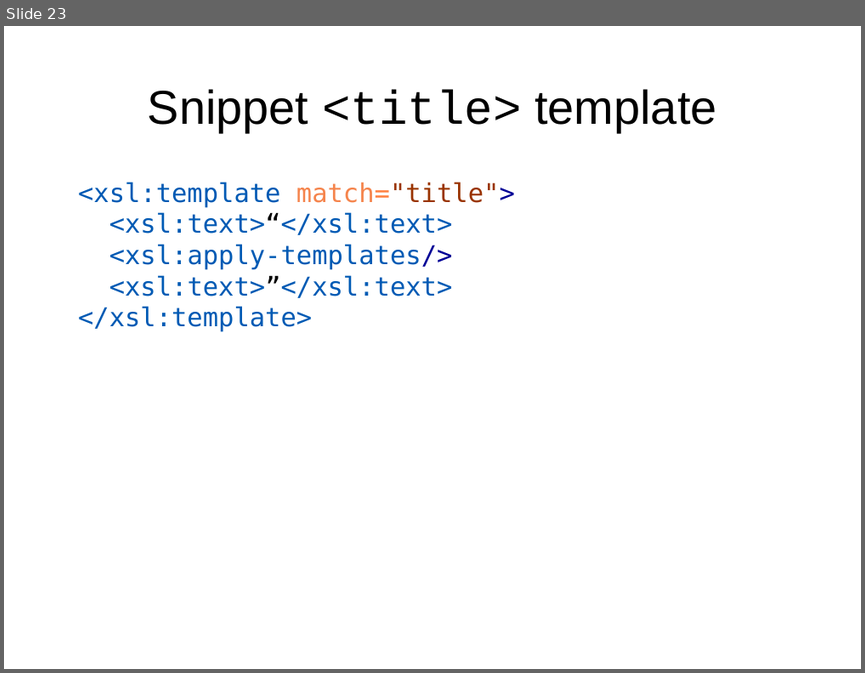
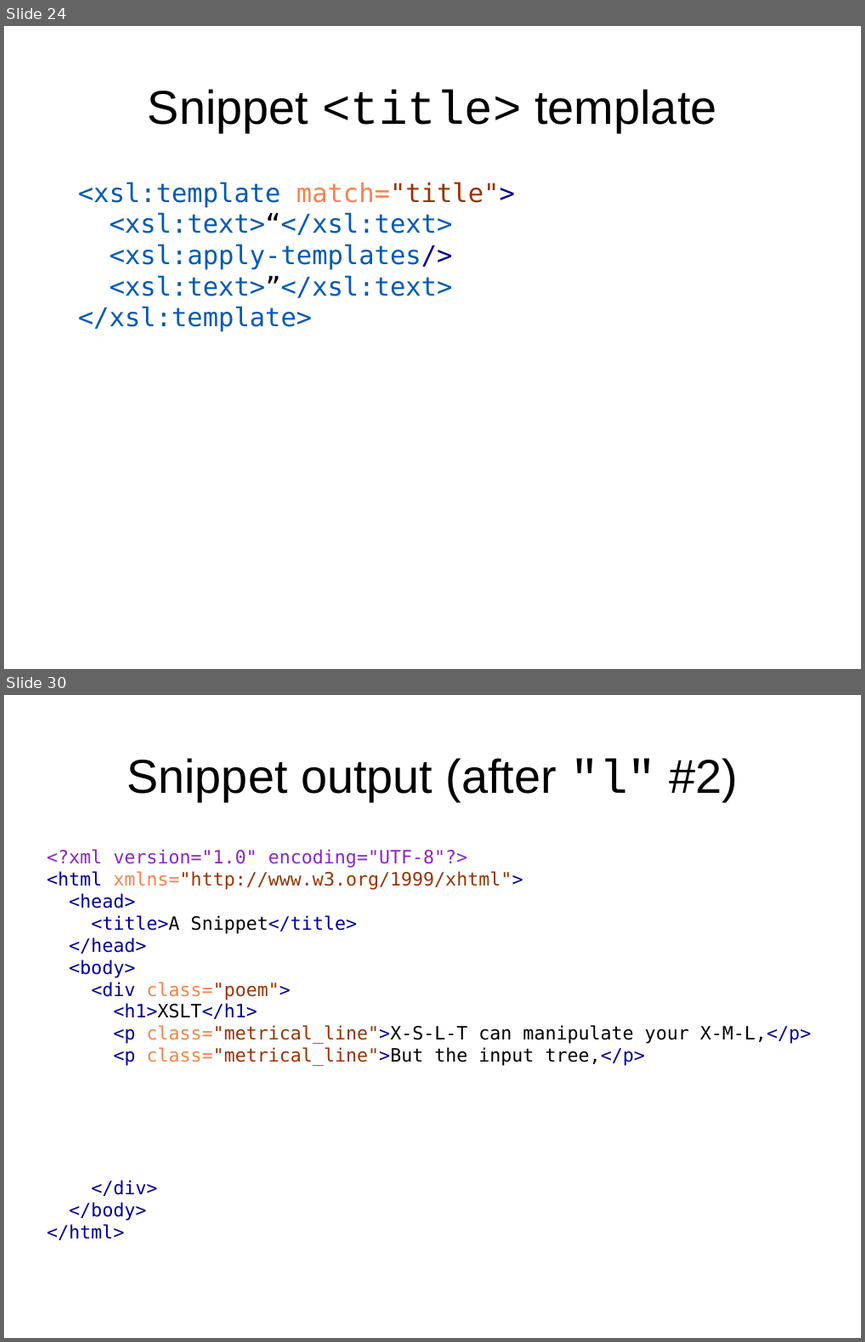
Before and after one commit to martindholmes/XSLT_workshops, a slide deck: intro/presentations/06_processing_model.odp. Shown one above the other, each under a label of ours: slide 23 before the commit, slides 24 and 30 after it; the slides between them are not shown. The pictures are 865x673 and 865x1342 pixels, drawn with LibreOffice and Linux fonts; fonts in the diff are those of the drawing. Boxes give left, top, right and bottom in pixels: in the first picture for what was removed or moved away, otherwise in the second. Text is boxed around its words. In the diff, an @@ line names an element or a change of style, - is before the commit and + after.

```diff
--- a/intro/presentations/06_processing_model.odp
+++ b/intro/presentations/06_processing_model.odp
@@ slide 30 added at [4,695,861,1338], background #FFFFFF @@
@@ title added at [126,758,738,801], 44 pt, text #000000 @@
+Snippet output (after "l" #2)
@@ text added at [46,849,811,1240], 17 pt, text #000096 @@
+<?xml version="1.0" encoding="UTF-8"?>
+<html xmlns="http://www.w3.org/1999/xhtml">
+<head>
+<title>A Snippet</title>
+</head>
+<body>
+<div class="poem">
+<h1>XSLT</h1>
+<p class="metrical_line">X-S-L-T can manipulate your X-M-L,</p>
+<p class="metrical_line">But the input tree,</p>
+</div>
+</body>
+</html>
@@ what was slide 23 is now slide 24 @@
```
Also in this commit, not shown: 1 slide changed, 10 other slides added.
